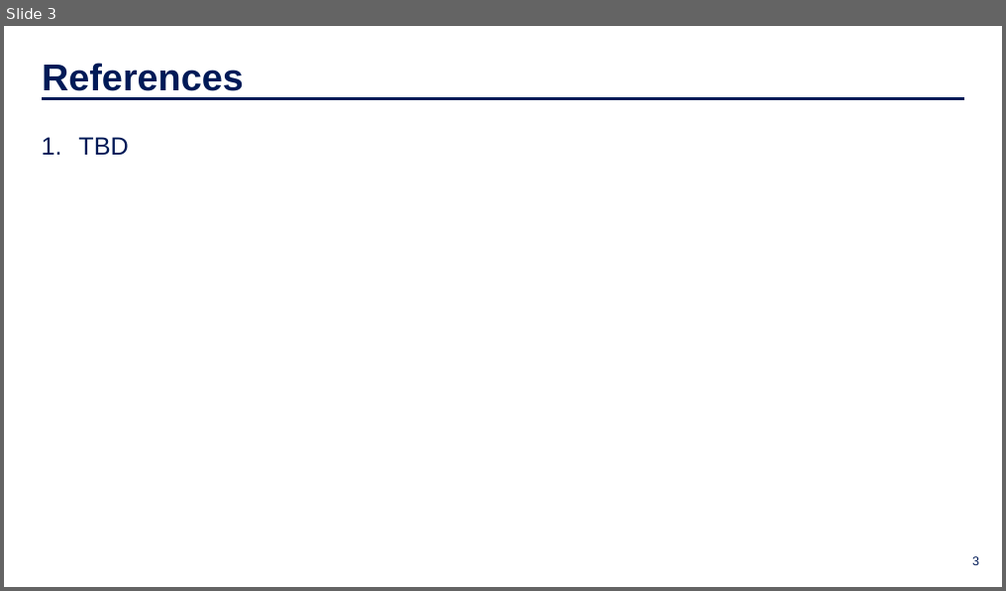
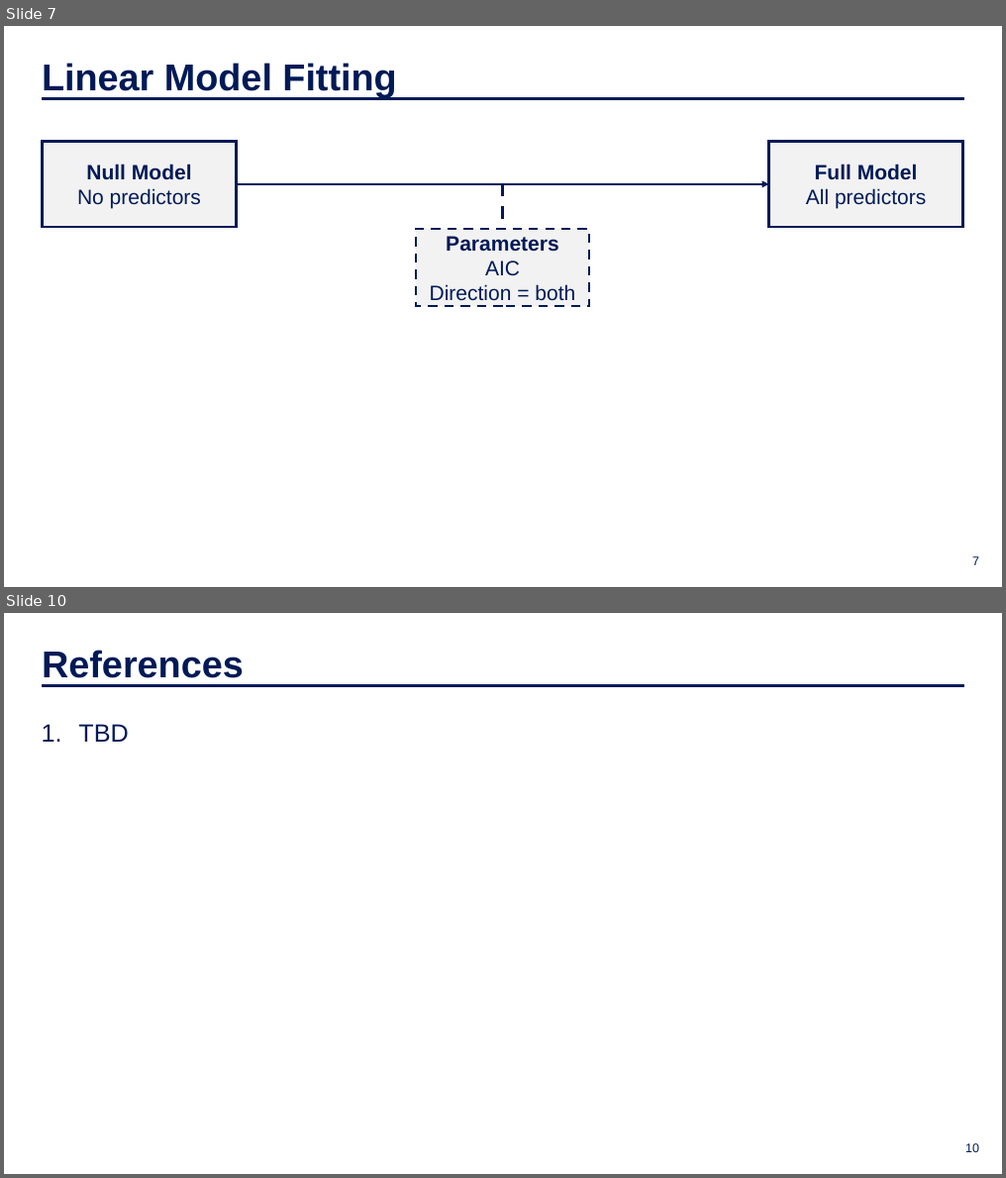
Before and after one commit to IDS-702-F21/team-project-2-streetrx-and-voting-in-nc-yellowfellows, a slide deck: Presentation/slide_deck.pptx. Shown one above the other, each under a label of ours: slide 3 before the commit, slides 7 and 10 after it; the slides between them are not shown. The pictures are 1006x591 and 1006x1178 pixels, drawn with LibreOffice and Linux fonts; fonts in the diff are those of the drawing; background and template pictures are left out. Boxes give left, top, right and bottom in pixels: in the first picture for what was removed or moved away, otherwise in the second. Text is boxed around its words. In the diff, an @@ line names an element or a change of style, - is before the commit and + after.

```diff
--- a/Presentation/slide_deck.pptx
+++ b/Presentation/slide_deck.pptx
@@ slide 7 added at (x1=4, y1=26, x2=1002, y2=587), background picture (left out) @@
@@ text added at (x1=42, y1=63, x2=396, y2=97), 36 pt, text #001A57, bold @@
+Linear Model Fitting
@@ line added from (42, 98) to (964, 98), #001A57 3 pt @@
@@ rectangle added at (x1=43, y1=141, x2=236, y2=227), fill #F2F2F2, outline #001A57 2.25 pt, 20 pt, text #001A57 @@
+Null Model
+No predictors
@@ rectangle added at (x1=769, y1=141, x2=963, y2=227), fill #F2F2F2, outline #001A57 2.25 pt, 20 pt, text #001A57 @@
+Full Model
+All predictors
@@ arrow added from (236, 184) to (769, 184), #001A57 2.25 pt @@
@@ line added from (503, 184) to (503, 229), #001A57 3 pt dashed @@
@@ rectangle added at (x1=416, y1=229, x2=589, y2=306), fill #F2F2F2, outline #001A57 2.25 pt dashed, 20 pt, text #001A57 @@
+Parameters
+AIC
+Direction = both
@@ page number added at (x1=972, y1=557, x2=979, y2=566), 12 pt, text #001A57 @@
+7
@@ what was slide 3 is now slide 10 @@
@@ page number at (x1=965, y1=1144, x2=979, y2=1153): text changed @@
-3
+10
```
Also in this commit, not shown: 1 slide changed, 6 other slides added, 1 other file.
